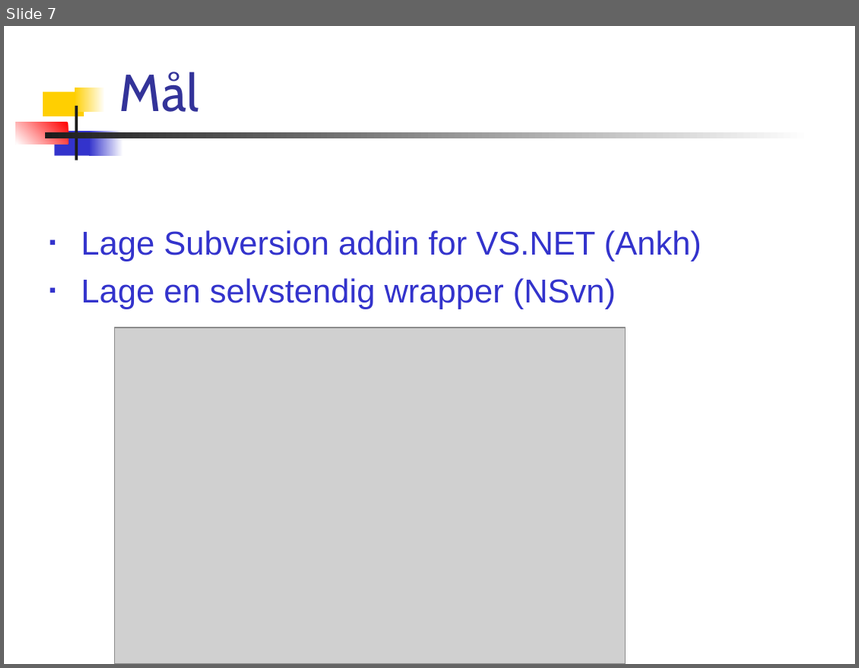
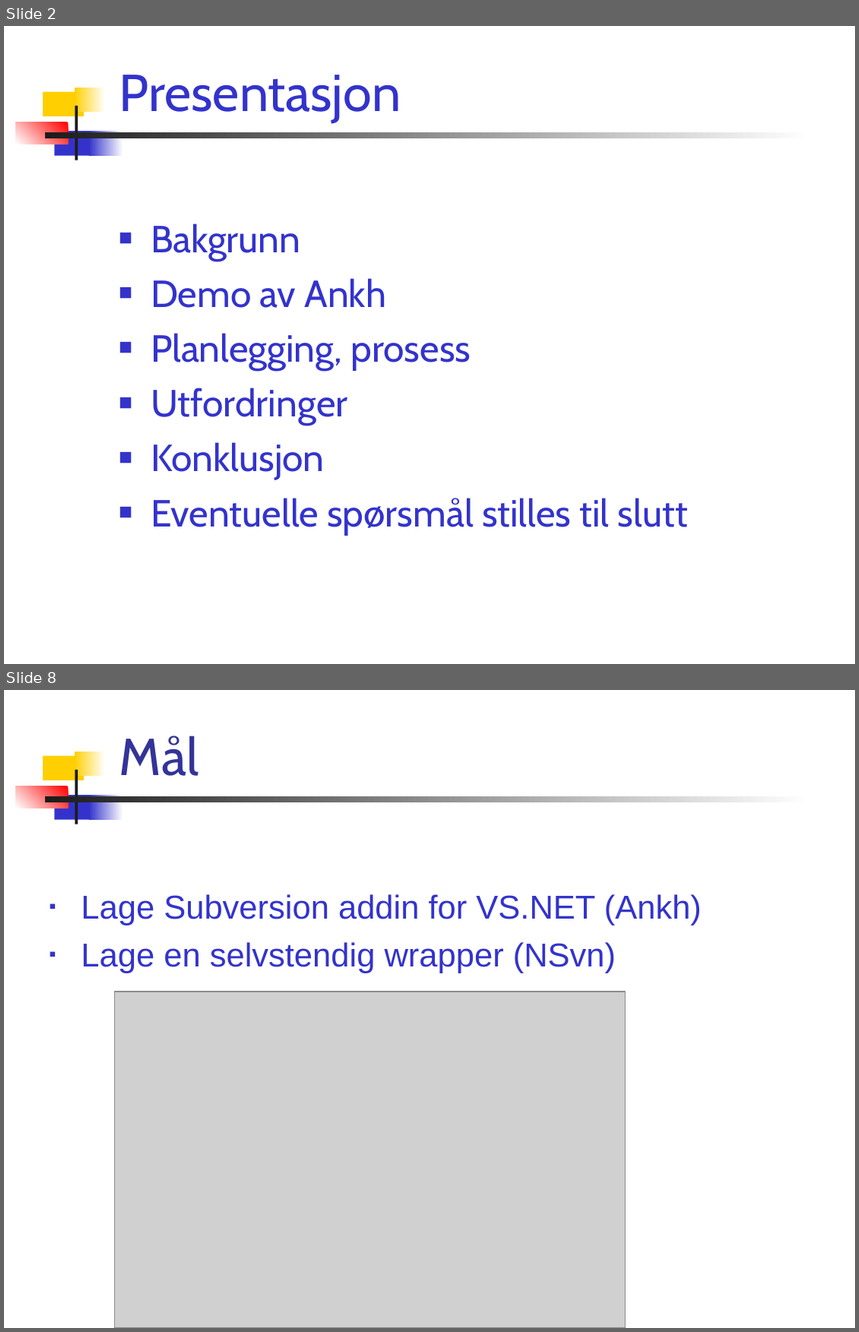
Before and after one commit to PhilJollans/AnkhSVN2019, a slide deck: doc/powerpoint/Subversion_addin_for_VS.NET.ppt. Shown one above the other, each under a label of ours: slide 7 before the commit, slides 2 and 8 after it; the slides between them are not shown. The pictures are 859x668 and 859x1332 pixels, drawn with LibreOffice and Linux fonts; fonts in the diff are those of the drawing; grey boxes stand for pictures. Boxes give left, top, right and bottom in pixels: in the first picture for what was removed or moved away, otherwise in the second. Text is boxed around its words. In the diff, an @@ line names an element or a change of style, - is before the commit and + after.

```diff
--- a/doc/powerpoint/Subversion_addin_for_VS.NET.ppt
+++ b/doc/powerpoint/Subversion_addin_for_VS.NET.ppt
@@ slide 2 added at (4, 26, 855, 664), background #FFFFFF; not listed: 7 template elements that a slide beside it also shows @@
@@ title added at (120, 75, 401, 123), 44 pt, text #3333CC @@
+Presentasjon
@@ text added at (151, 224, 688, 534), 32 pt, text #3333CC @@
+■ Bakgrunn
+■ Demo av Ankh
+■ Planlegging, prosess
+■ Utfordringer
+■ Konklusjon
+■ Eventuelle spørsmål stilles til slutt
@@ what was slide 7 is now slide 8 @@
```
Also in this commit, not shown: 18 slides changed.
